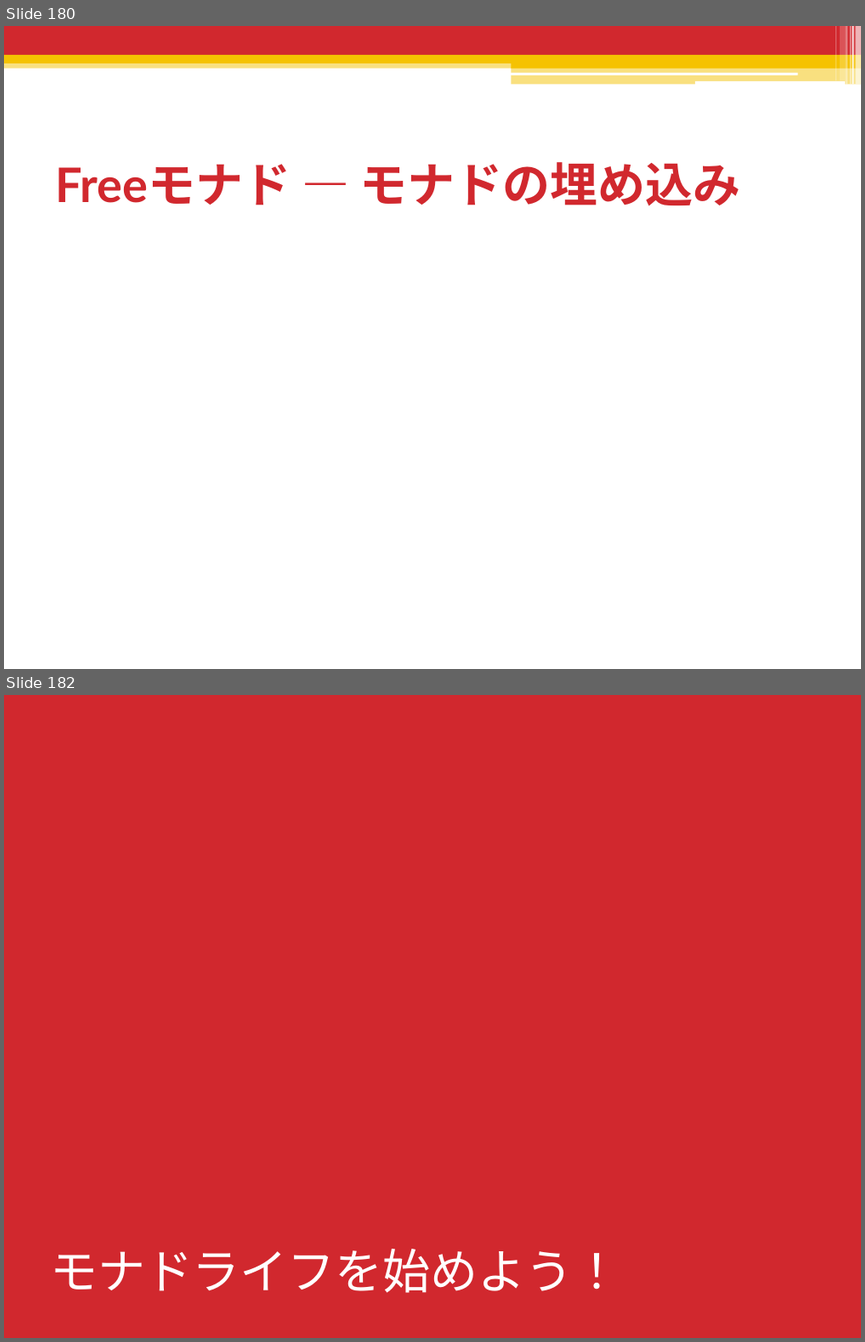
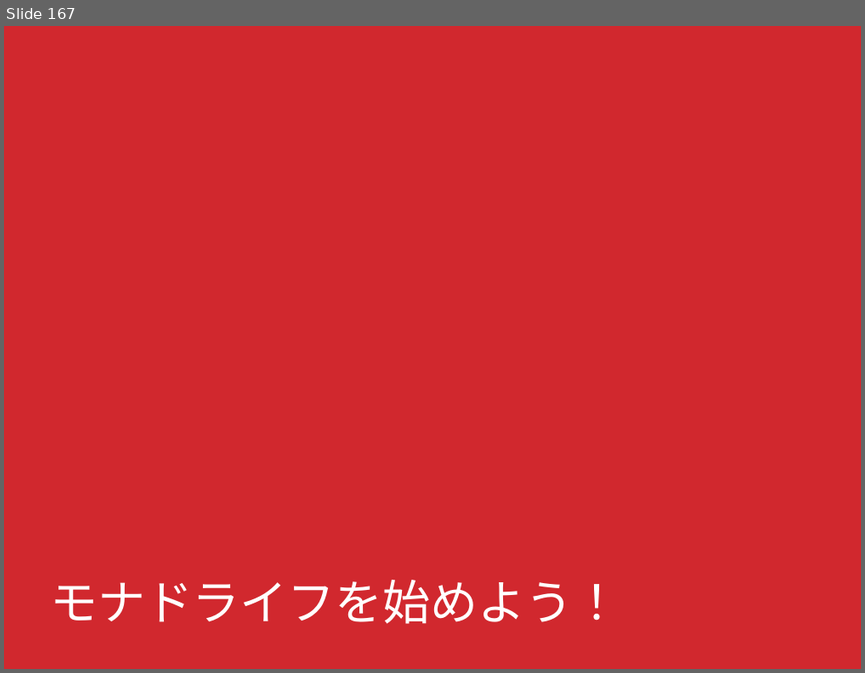
Before and after one commit to shiatsumat/HaskellLecture, a slide deck: 2_monad/slides/2_monad.pptx. Shown one above the other, each under a label of ours: slides 180 and 182 before the commit, slide 167 after it; the slides between them are not shown. The pictures are 865x1342 and 865x673 pixels, drawn with LibreOffice and Linux fonts; fonts in the diff are those of the drawing. Boxes give left, top, right and bottom in pixels: in the first picture for what was removed or moved away, otherwise in the second. Text is boxed around its words. In the diff, an @@ line names an element or a change of style, - is before the commit and + after.

```diff
--- a/2_monad/slides/2_monad.pptx
+++ b/2_monad/slides/2_monad.pptx
@@ slide 180 removed at (4,26,861,669), background #FFFFFF @@
@@ rectangle removed at (4,26,861,55) @@
@@ rectangle removed at (835,26,836,81) @@
@@ rectangle removed at (840,26,845,81) @@
@@ rectangle removed at (846,26,848,85) @@
@@ rectangle removed at (850,26,851,85) @@
@@ rectangle removed at (851,26,854,85) @@
@@ rectangle removed at (856,26,861,85) @@
@@ rectangle removed at (4,60,861,68) @@
@@ rectangle removed at (4,55,861,63) @@
@@ rounded rectangle removed at (511,72,797,74) @@
@@ rectangle removed at (511,59,861,68) @@
@@ rectangle removed at (511,67,861,85) @@
@@ rounded rectangle removed at (694,81,845,85) @@
@@ title removed at (55,162,741,206) @@
-Freeモナド ― モナドの埋め込み
@@ what was slide 182 is now slide 167 @@
```
Also in this commit, not shown: 3 slides changed, 1 slide added, 15 other slides removed, 2 other files.
